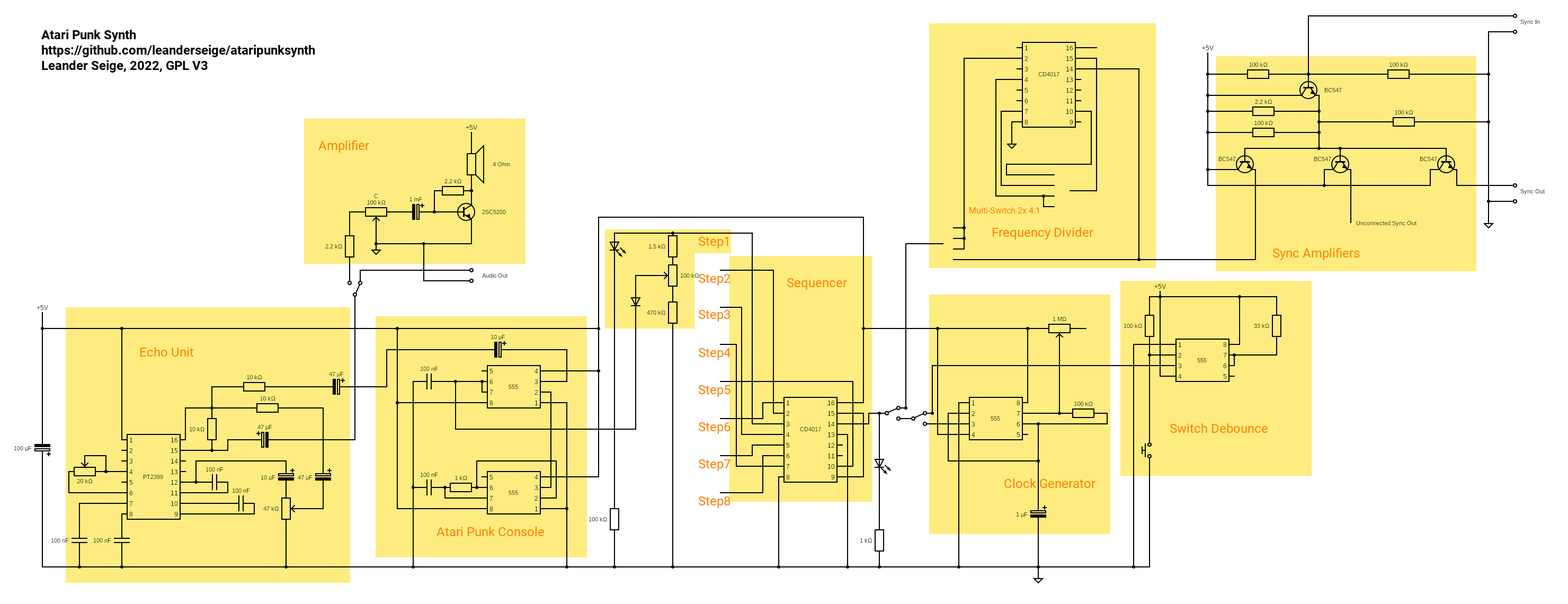
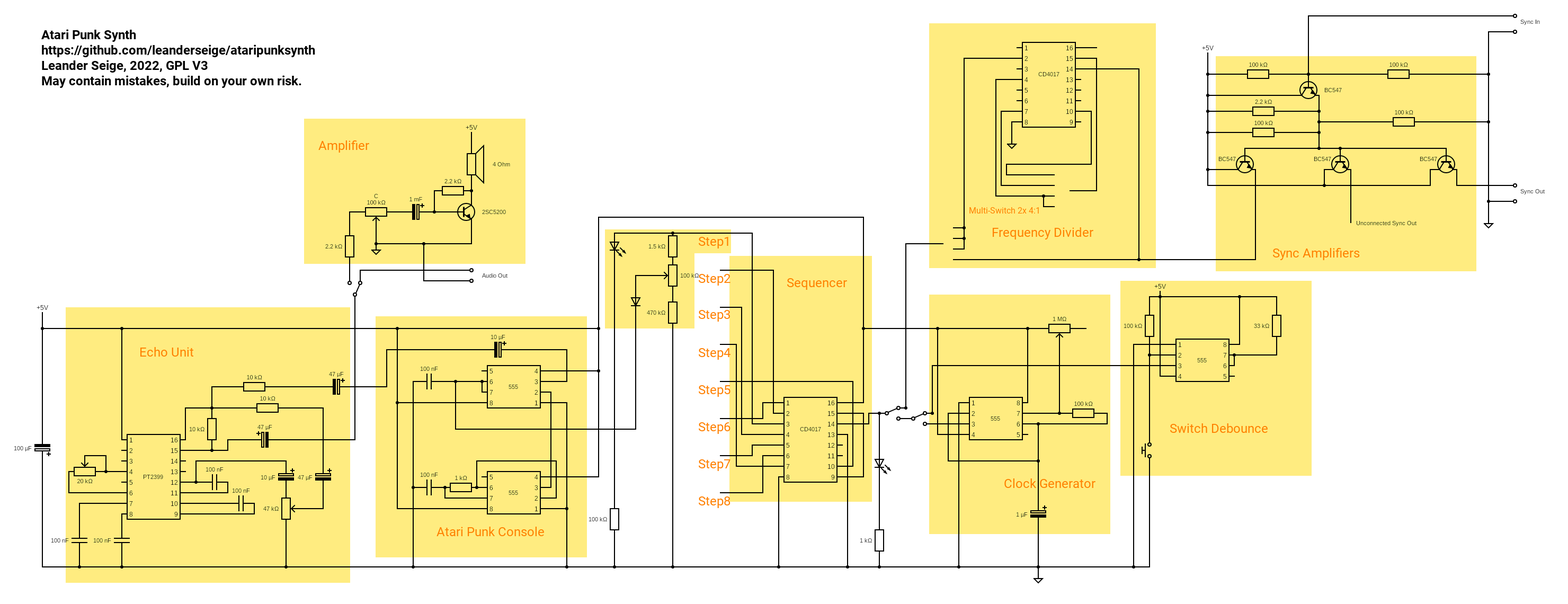
Before/after of a 1568×604 layered artwork. What changed in the layer stack:
painted on "Atari Punk Synth ..." over (x1=41, y1=75, x2=302, y2=88)
